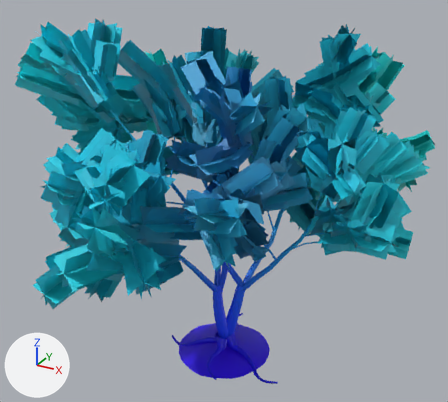
An edit to the glTF model assets/models/plants/broad_c.glb, drawn before and after from the same camera.
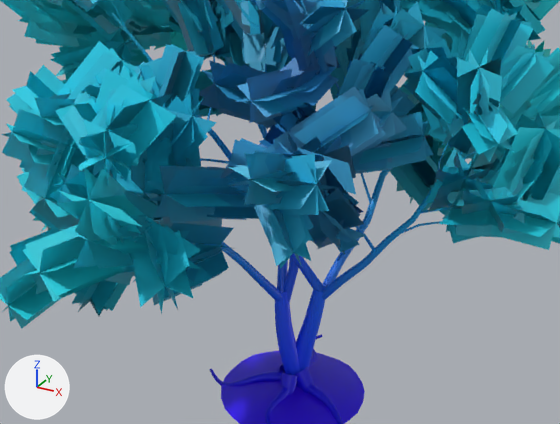
Each version is shown whole from a 50 mm camera at (10.24, -18.64, 15.87) aimed at (-0.7, 1.25, 5.93), then close up on the part from 9% to 88% of the width and 25% to 92% of the height. Lighting does not change. The marker at lower left points along +X, +Y and +Z. The last two pictures show the newer version. Objects named as collision shapes, trigger or cutter boxes, shadow casters or lower levels of detail are left out. Vertices at exactly the same position are counted once.

In view in the first close-up: 'lod0'.
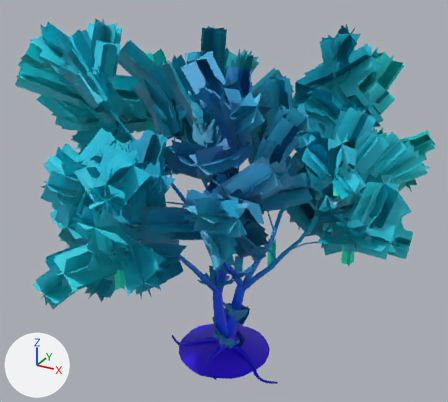
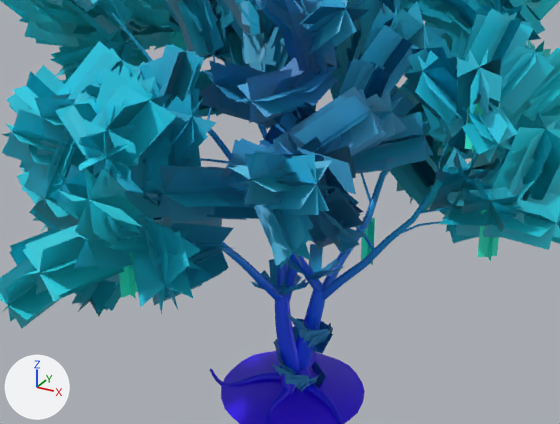
What the commit changed:
me_lod0 is used by ob_lod0; location (0.0, 0.0, 0.0).
me_lod0 had 12222 vertices, 11554 faces and spanned x -7.9..6.7, y -7.1..9.9, z -0.8..13.0.
me_lod0 now has 12878 vertices, 12462 faces and spans x -7.9..6.7, y -7.1..9.9, z -0.8..13.0.
me_lod0 part 1: 5 vertices moved within x 0.3..0.4, y -0.3..0.1, z 0.2..0.5; 608 vertices added at x -2.3..1.3, y -2.3..2.3, z -0.3..7.4.
me_lod0 part 2: 16 vertices added at x 4.3..5.2, y -0.7..-0.1, z 5.5..8.9.
me_lod0 part 3: 8 vertices added at x -1.3..-0.9, y -5.1..-4.7, z 5.1..6.4.
me_lod0 part 4: 6146 kept faces spanning x -6.7..5.7, y -5.9..8.9, z -0.1..12.1 get new vertex colours.
Other edits to the shape of me_lod0 do not show in these pictures.

What differs and where, as boxes (x1, y1, x2, y2) in the close-ups (560 x 424 px):
part 1 of me_lod0, built on (mostly hidden before): before (294, 372, 302, 385); after (250, 217, 375, 392)
part 2 of me_lod0, added: after (465, 103, 499, 261)
part 3 of me_lod0, added (cyan): after (119, 238, 138, 299)
part 4 of me_lod0, recoloured: (253, 112, 481, 373) in both
